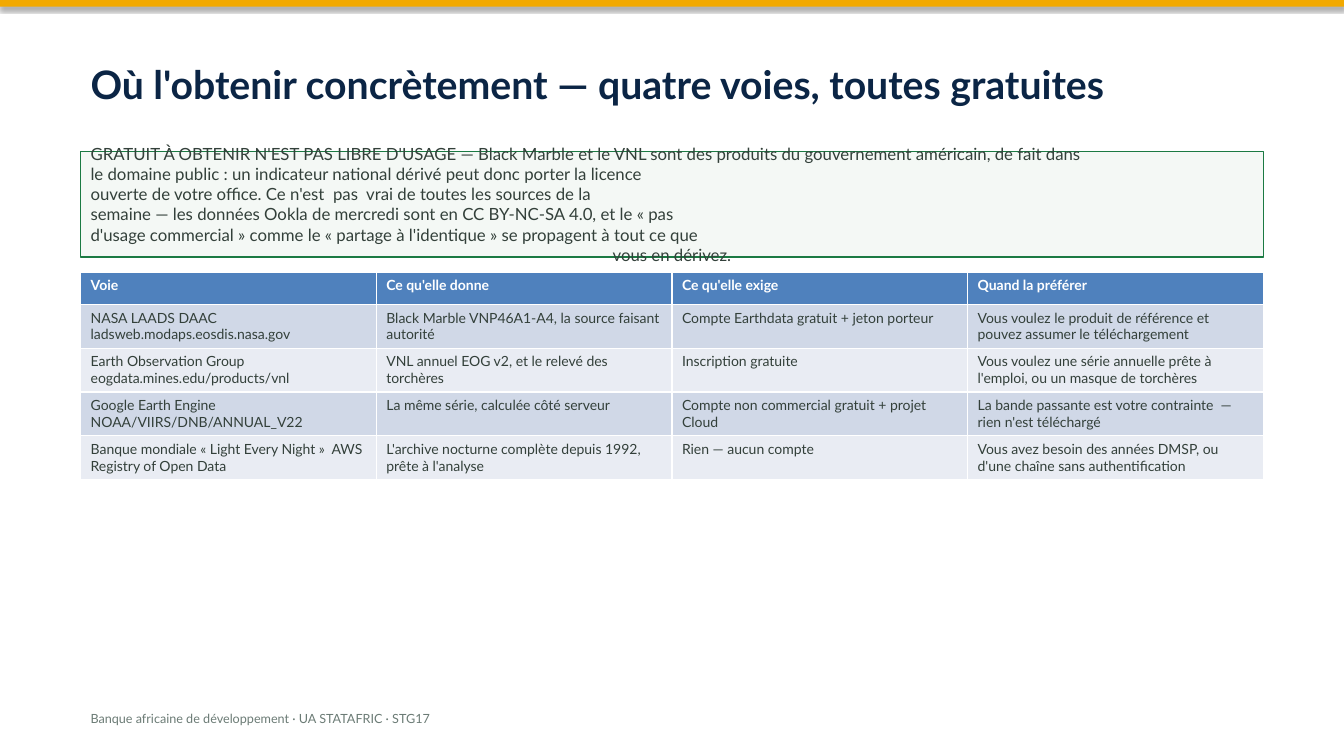
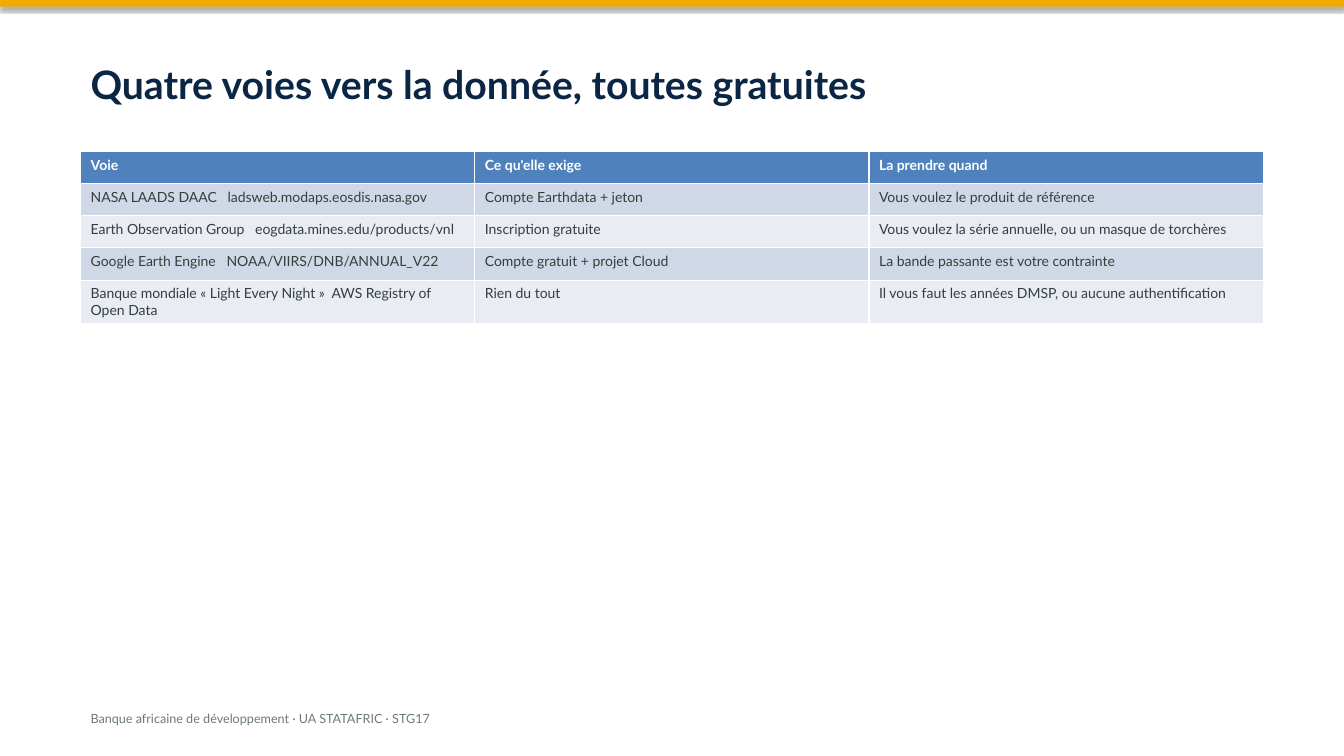
Before and after one commit to datainnov4africa-web/stg17-workshop, a slide deck: slide 9 of docs/slides/pptx/08-ntl-what-darkness-tells-us-fr.pptx (slide 7 before the commit). Drawn at 1344x756 pixels with LibreOffice and Linux fonts; fonts in the diff are those of the drawing. Boxes give left, top, right and bottom in pixels: in the first picture for what was removed or moved away, otherwise in the second. Text is boxed around its words. In the diff, an @@ line names an element or a change of style, - is before the commit and + after.

```diff
--- a/docs/slides/pptx/08-ntl-what-darkness-tells-us-fr.pptx
+++ b/docs/slides/pptx/08-ntl-what-darkness-tells-us-fr.pptx
@@ text at box(91, 70, 867, 106): text changed @@
-Où l'obtenir concrètement — quatre voies, toutes gratuites
+Quatre voies vers la donnée, toutes gratuites
@@ table at box(81, 151, 1263, 322) @@
-column 2: Ce qu'elle donne | Black Marble VNP46A1-A4, la source faisant autorité | VNL annuel EOG v2, et le relevé des torchères | La même série, calculée côté serveur | L'archive nocturne complète depuis 1992, prête à l'analyse
-column 3: Ce qu'elle exige | Compte Earthdata gratuit + jeton porteur | Inscription gratuite | Compte non commercial gratuit + projet Cloud | Rien — aucun compte
-column 4: Quand la préférer | Vous voulez le produit de référence et pouvez assumer le téléchargement | Vous voulez une série annuelle prête à l'emploi, ou un masque de torchères | La bande passante est votre contrainte — rien n'est téléchargé | Vous avez besoin des années DMSP, ou d'une chaîne sans authentification
+column 2: Ce qu'elle exige | Compte Earthdata + jeton | Inscription gratuite | Compte gratuit + projet Cloud | Rien du tout
+column 3: La prendre quand | Vous voulez le produit de référence | Vous voulez la série annuelle, ou un masque de torchères | La bande passante est votre contrainte | Il vous faut les années DMSP, ou aucune authentification
@@ table: place and size @@
-table at box(81, 272, 1262, 478)
+table at box(81, 151, 1263, 322)
@@ rectangle removed at box(81, 151, 1263, 257) @@
-GRATUIT À OBTENIR N'EST PAS LIBRE D'USAGE — Black Marble et le VNL sont des produits du gouvernement américain, de fait dans
-le domaine public : un indicateur national dérivé peut donc porter la licence
-ouverte de votre office. Ce n'est pas vrai de toutes les sources de la
-semaine — les données Ookla de mercredi sont en CC BY-NC-SA 4.0, et le « pas
-d'usage commercial » comme le « partage à l'identique » se propagent à tout ce que
-vous en dérivez.
```
Also in this commit, not shown: 11 other slides changed, 3 slides added, 11 other files.
